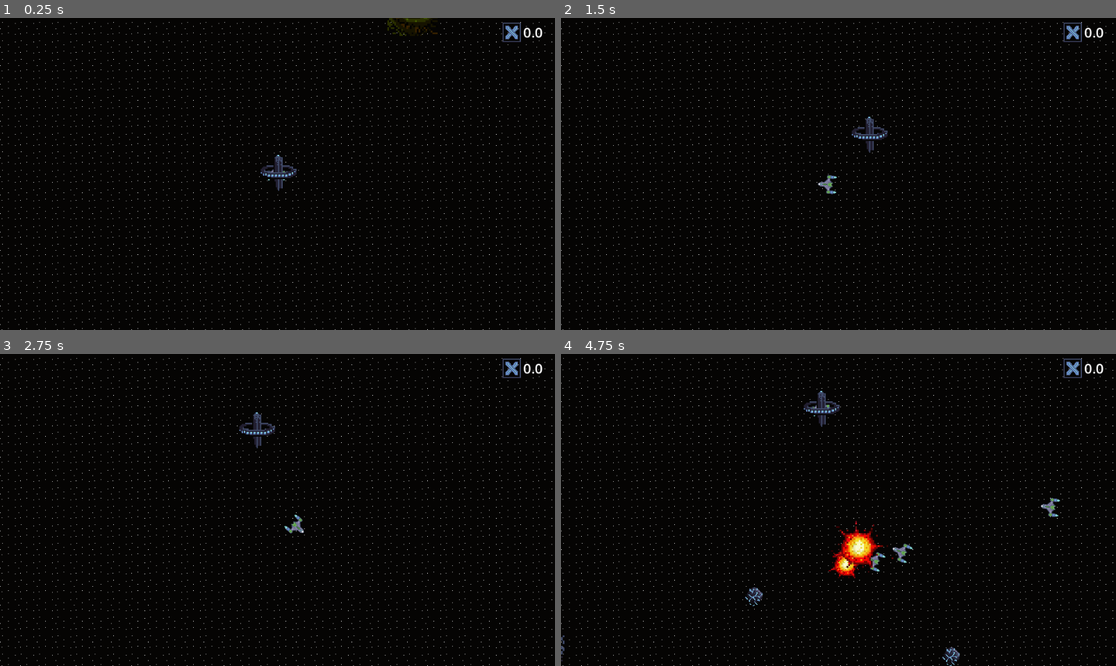
Above: before the commit, frames 1-4 (two rows, left to right).
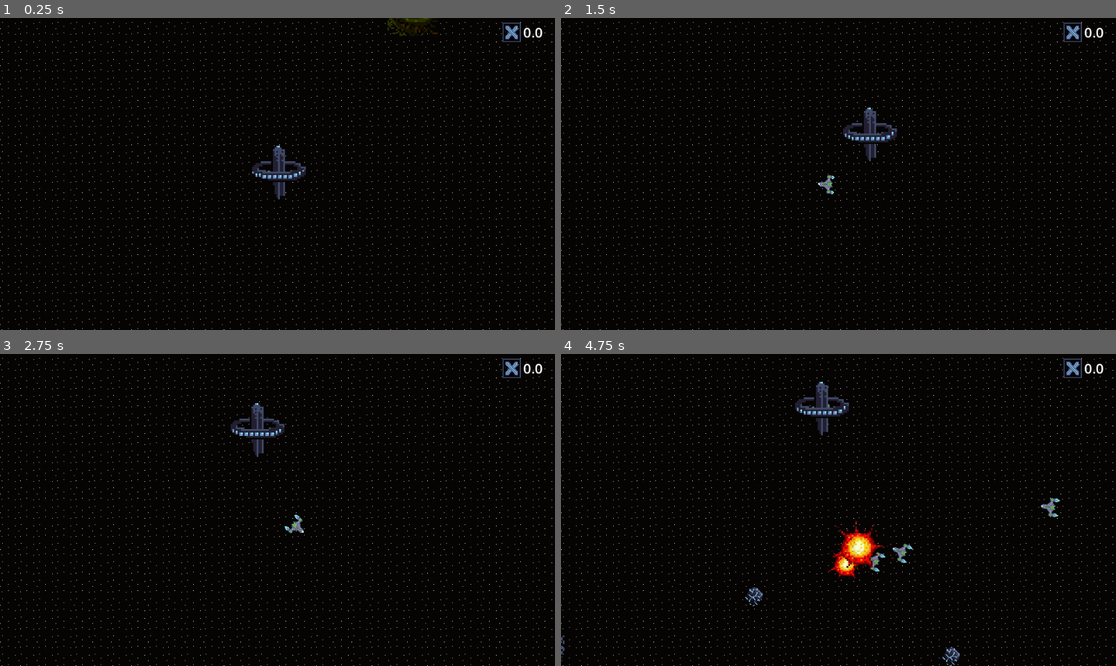
Above: after the commit, the same moments.

Repository: JoshPattman/microjam-034
Game: Godot game, scene res://scenes/game.tscn
Two runs of this game, one before a commit and one after it. Both use one fixed random seed, a clock stepped at 60 frames per second and the inputs below.
Inputs:
- Up to frame 1 (0.25 s): no input
- Up to frame 2 (1.5 s): hold D (player_right) 0.53-1.28 s; tap Shift (player_boost) at 0.6 s; hold S (player_back) from 1.28 s (still down); tap Ctrl (player_break) at 1.35 s
- Up to frame 3 (2.75 s): release S (player_back) at 2.03 s; hold D (player_right) from 2.03 s (still down); tap E (player_collect) at 2.1 s
- Up to frame 4 (4.75 s): release D (player_right) at 2.78 s; hold W (player_forward) 2.78-3.53 s; tap Shift (player_boost) at 2.85 s; hold Ctrl (player_break) 3.53-4.28 s; hold A (player_left) from 3.53 s (still down); tap E (player_collect) at 4.35 s

The runs differ from the first frame. In frame 1, 0.5% of the frame differs, in the area x 45-56%, y 40-59%; in frame 2, 0.6%; in frame 3, 0.6%, in the area x 41-55%, y 15-58%; in frame 4, 0.6%.

Commit message:
Animations

Diff:
--- a/godot/game_objects/enemy_1.tscn
+++ b/godot/game_objects/enemy_1.tscn
@@ -6,6 +6,43 @@
 
 [sub_resource type="CircleShape2D" id="CircleShape2D_0o6d6"]
 radius = 17.0
+
+[sub_resource type="Animation" id="Animation_ettaq"]
+resource_name = "thrust"
+loop_mode = 1
+tracks/0/type = "value"
+tracks/0/imported = false
+tracks/0/enabled = true
+tracks/0/path = NodePath("Sprite2D:frame")
+tracks/0/interp = 1
+tracks/0/loop_wrap = true
+tracks/0/keys = {
+"times": PackedFloat32Array(0, 0.3, 0.6),
+"transitions": PackedFloat32Array(1, 1, 1),
+"update": 1,
+"values": [0, 1, 2]
+}
+
+[sub_resource type="Animation" id="Animation_k1174"]
+length = 0.001
+tracks/0/type = "value"
+tracks/0/imported = false
+tracks/0/enabled = true
+tracks/0/path = NodePath("Sprite2D:frame")
+tracks/0/interp = 1
+tracks/0/loop_wrap = true
+tracks/0/keys = {
+"times": PackedFloat32Array(0),
+"transitions": PackedFloat32Array(1),
+"update": 1,
+"values": [0]
+}
+
+[sub_resource type="AnimationLibrary" id="AnimationLibrary_0hc57"]
+_data = {
+&"RESET": SubResource("Animation_k1174"),
+&"thrust": SubResource("Animation_ettaq")
+}
 
 [node name="Enemy" type="CharacterBody2D"]
 script = ExtResource("1_0o6d6")
@@ -18,6 +55,13 @@
 
 [node name="Sprite2D" type="Sprite2D" parent="."]
 texture = ExtResource("2_ettaq")
+hframes = 3
 
 [node name="CollisionShape2D" type="CollisionShape2D" parent="."]
 shape = SubResource("CircleShape2D_0o6d6")
+
+[node name="AnimationPlayer" type="AnimationPlayer" parent="."]
+libraries = {
+&"": SubResource("AnimationLibrary_0hc57")
+}
+autoplay = "thrust"
--- a/godot/game_objects/player.tscn
+++ b/godot/game_objects/player.tscn
@@ -11,6 +11,43 @@
 
 [sub_resource type="CircleShape2D" id="CircleShape2D_a4hy7"]
 radius = 17.0
+
+[sub_resource type="Animation" id="Animation_7o085"]
+resource_name = "thrust"
+loop_mode = 1
+tracks/0/type = "value"
+tracks/0/imported = false
+tracks/0/enabled = true
+tracks/0/path = NodePath("Sprite2D:frame")
+tracks/0/interp = 1
+tracks/0/loop_wrap = true
+tracks/0/keys = {
+"times": PackedFloat32Array(0, 0.3, 0.6),
+"transitions": PackedFloat32Array(1, 1, 1),
+"update": 1,
+"values": [0, 1, 2]
+}
+
+[sub_resource type="Animation" id="Animation_pyg5a"]
+length = 0.001
+tracks/0/type = "value"
+tracks/0/imported = false
+tracks/0/enabled = true
+tracks/0/path = NodePath("Sprite2D:frame")
+tracks/0/interp = 1
+tracks/0/loop_wrap = true
+tracks/0/keys = {
+"times": PackedFloat32Array(0),
+"transitions": PackedFloat32Array(1),
+"update": 1,
+"values": [0]
+}
+
+[sub_resource type="AnimationLibrary" id="AnimationLibrary_mq4jh"]
+_data = {
+&"RESET": SubResource("Animation_pyg5a"),
+&"thrust": SubResource("Animation_7o085")
+}
 
 [node name="Player" type="CharacterBody2D"]
 script = ExtResource("1_a4hy7")
@@ -20,8 +57,10 @@
 metadata/_custom_type_script = "uid://df8g3j31hj85f"
 
 [node name="Sprite2D" type="Sprite2D" parent="."]
+texture_filter = 1
 position = Vector2(0, -7)
 texture = ExtResource("2_hy5qn")
+hframes = 3
 
 [node name="CollisionShape2D" type="CollisionShape2D" parent="."]
 position = Vector2(0, -4)
@@ -42,3 +81,9 @@
 [node name="AsteroidSpawn4" type="Node2D" parent="."]
 position = Vector2(-126, 84)
 script = ExtResource("4_7o085")
+
+[node name="AnimationPlayer" type="AnimationPlayer" parent="."]
+libraries = {
+&"": SubResource("AnimationLibrary_mq4jh")
+}
+autoplay = "thrust"
--- a/godot/game_objects/station.tscn
+++ b/godot/game_objects/station.tscn
@@ -1,12 +1,57 @@
-[gd_scene load_steps=4 format=3 uid="uid://rm50arymrac8"]
+[gd_scene load_steps=7 format=3 uid="uid://rm50arymrac8"]
 
 [ext_resource type="Texture2D" uid="uid://cx68l1ieiqn" path="res://sprites/station001.png" id="1_phur1"]
 [ext_resource type="Script" uid="uid://dv5qup0e7c5x4" path="res://game_objects/station.gd" id="2_26n74"]
 [ext_resource type="PackedScene" uid="uid://c8jr51j6ge7n0" path="res://game_objects/player.tscn" id="3_ksyti"]
 
+[sub_resource type="Animation" id="Animation_ksyti"]
+resource_name = "rotate"
+length = 3.0
+loop_mode = 1
+tracks/0/type = "value"
+tracks/0/imported = false
+tracks/0/enabled = true
+tracks/0/path = NodePath(".:frame")
+tracks/0/interp = 1
+tracks/0/loop_wrap = true
+tracks/0/keys = {
+"times": PackedFloat32Array(0, 1, 2),
+"transitions": PackedFloat32Array(1, 1, 1),
+"update": 1,
+"values": [0, 1, 2]
+}
+
+[sub_resource type="Animation" id="Animation_51j1b"]
+length = 0.001
+tracks/0/type = "value"
+tracks/0/imported = false
+tracks/0/enabled = true
+tracks/0/path = NodePath(".:frame")
+tracks/0/interp = 1
+tracks/0/loop_wrap = true
+tracks/0/keys = {
+"times": PackedFloat32Array(0),
+"transitions": PackedFloat32Array(1),
+"update": 1,
+"values": [0]
+}
+
+[sub_resource type="AnimationLibrary" id="AnimationLibrary_fms4r"]
+_data = {
+&"RESET": SubResource("Animation_51j1b"),
+&"rotate": SubResource("Animation_ksyti")
+}
+
 [node name="Station" type="Sprite2D"]
 z_index = 100
 texture_filter = 1
 texture = ExtResource("1_phur1")
+hframes = 3
 script = ExtResource("2_26n74")
 ship_scene = ExtResource("3_ksyti")
+
+[node name="AnimationPlayer" type="AnimationPlayer" parent="."]
+libraries = {
+&"": SubResource("AnimationLibrary_fms4r")
+}
+autoplay = "rotate"
--- a/godot/scenes/game.tscn
+++ b/godot/scenes/game.tscn
@@ -25,7 +25,7 @@
 enemy_spawn_groups = Array[ExtResource("2_0tnpc")]([SubResource("Resource_vtaks"), SubResource("Resource_kvpfn")])
 
 [node name="Station" parent="." instance=ExtResource("2_lbhrr")]
-scale = Vector2(2, 2)
+scale = Vector2(3, 3)
 
 [node name="Asteroids" type="Node2D" parent="."]
 
Not shown: 1 places in godot/game_objects/enemy_1.tscn that only renumber resources
Not shown: 1 places in godot/game_objects/player.tscn that only renumber resources
Not shown: 1 places in godot/scenes/game.tscn that only renumber resources
Binary file changed: godot/sprites/ship001.png
Binary file changed: godot/sprites/station001.png
Not shown, changed: art/ship001.aseprite
Not shown, changed: art/station001.aseprite
